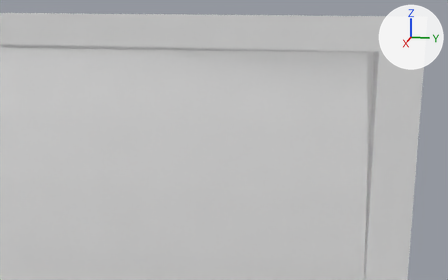
Before and after pictures for a commit that changed the Blender file Assets/Screen/Screen.blend.
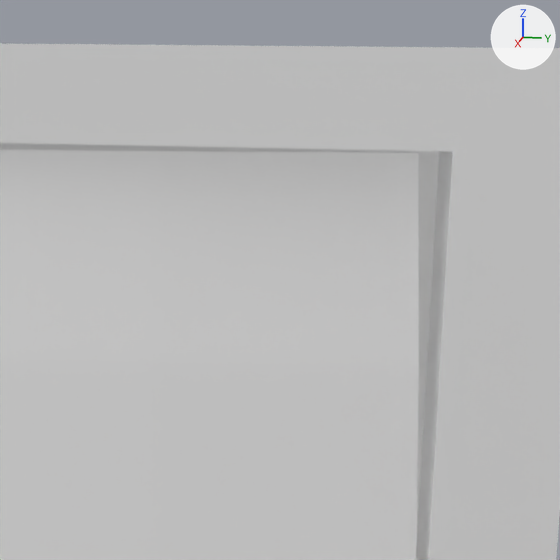
Each version is shown from a camera (50 mm lens) standing at (2.466, 0.833, 0.856) and looking at (1.09, 0.558, 0.512), then close up on the part from 50% to 93% of the width and 0% to 68% of the height. The lights are fixed; the arrows at upper right show +X, +Y and +Z.
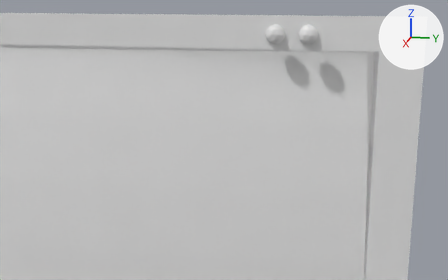
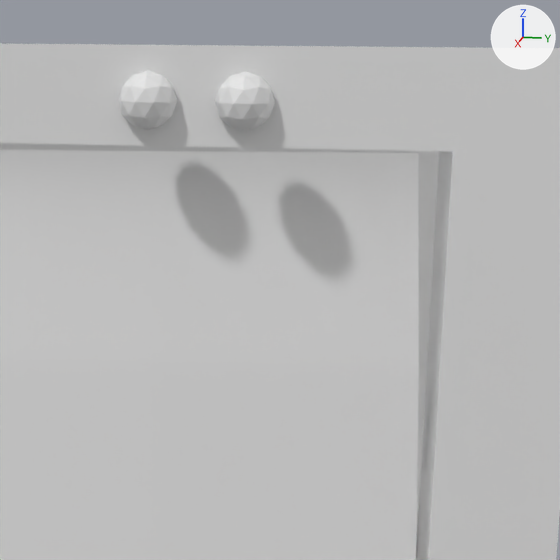
Changed parts and their boxes [x1, y1, x2, y2] in the close-ups (560 x 560 px):
```json
{"object": "Status", "change": "added", "after": [215, 71, 275, 132]}
{"object": "Power", "change": "added", "after": [118, 70, 177, 130]}
```

Edits to the scene script, one JSON object a line:
```json
{"op": "add", "block": "mat_status", "code": ["mat_status = principled_material('Status')", "mat_status.base_color = (0.8, 0.8, 0.8)  # white #e7e7e7"]}
{"op": "add", "block": "mat_power", "code": ["mat_power = principled_material('Power')", "mat_power.base_color = (0.8, 0.8, 0.8)  # white #e7e7e7"]}
{"op": "add", "block": "me_icosphere_001", "code": ["me_icosphere_001 = bpy.data.meshes.new('Icosphere.001')", "me_icosphere_001.from_pydata(...)  # an icosphere of 80 faces spanning x -0.95..0.95, y -1.0..1.0, z -1.0..1.0", "me_icosphere_001.materials.append(mat_status)  # white #e7e7e7"]}
{"op": "add", "block": "me_icosphere", "code": ["me_icosphere = bpy.data.meshes.new('Icosphere')", "me_icosphere.from_pydata(...)  # an icosphere of 80 faces spanning x -0.95..0.95, y -1.0..1.0, z -1.0..1.0", "me_icosphere.materials.append(mat_power)  # white #e7e7e7"]}
{"op": "add", "block": "ob_status", "code": ["ob_status = bpy.data.objects.new('Status', me_icosphere_001)", "ob_status.location = (1.0015, 0.7386, 0.7504)", "ob_status.scale = (0.0235, 0.0235, 0.0235)"]}
{"op": "add", "block": "ob_power", "code": ["ob_power = bpy.data.objects.new('Power', me_icosphere)", "ob_power.location = (1.0015, 0.6617, 0.7504)", "ob_power.scale = (0.0235, 0.0235, 0.0235)"]}
```
